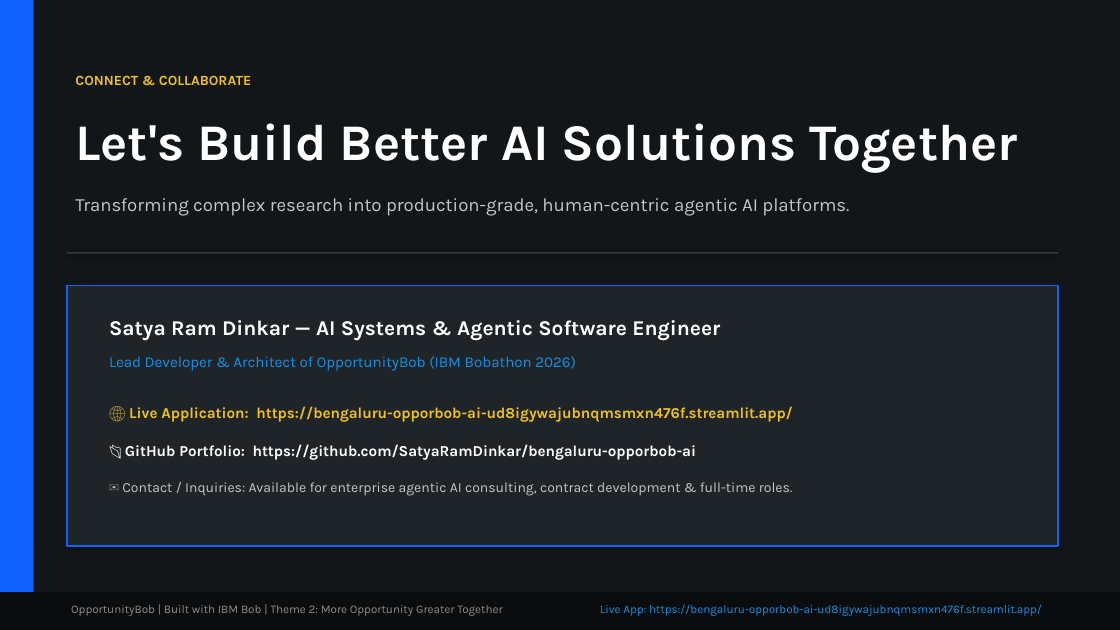
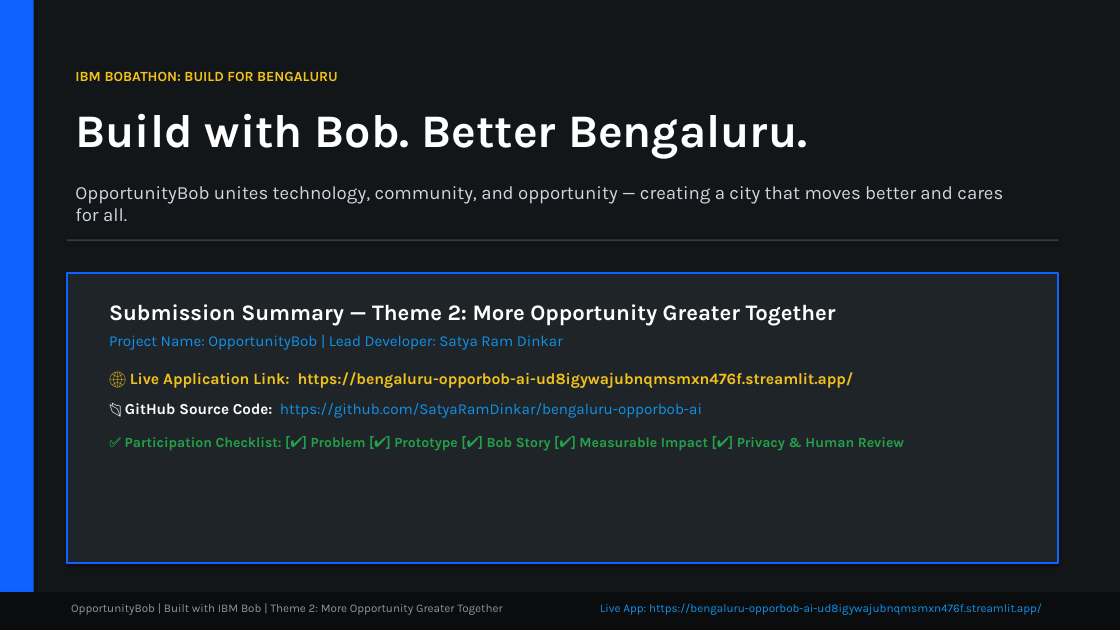
Before and after one commit to SatyaRamDinkar/bengaluru-opporbob-ai, a slide deck: slide 9 of OpportunityBob_IBM_Bobathon_Submission.pptx. Drawn at 1120x630 pixels with LibreOffice and Linux fonts; fonts in the diff are those of the drawing. Boxes give left, top, right and bottom in pixels: in the first picture for what was removed or moved away, otherwise in the second. Text is boxed around its words. In the diff, an @@ line names an element or a change of style, - is before the commit and + after.

Commit message:
feat: generate official 9-slide IBM Bobathon presentation mapped 100% to participation rules & judging criteria

```diff
--- a/OpportunityBob_IBM_Bobathon_Submission.pptx
+++ b/OpportunityBob_IBM_Bobathon_Submission.pptx
@@ text removed at (x1=75, y1=75, x2=251, y2=85) @@
-CONNECT & COLLABORATE
@@ text added at (x1=75, y1=71, x2=338, y2=81), 12 pt, text #F1C21B, bold @@
+IBM BOBATHON: BUILD FOR BENGALURU
@@ text at (x1=75, y1=113, x2=807, y2=158): text changed; size 44 to 40 pt @@
-Let's Build Better AI Solutions Together
+Build with Bob. Better Bengaluru.
@@ text removed at (x1=75, y1=198, x2=849, y2=216) @@
-Transforming complex research into production-grade, human-centric agentic AI platforms.
@@ text added at (x1=75, y1=186, x2=1003, y2=221), 16 pt, text #D0D7DE @@
+OpportunityBob unites technology, community, and opportunity — creating a city that moves better and cares for all.
@@ rectangle moved from (x1=67, y1=252, x2=1059, y2=254) to (x1=67, y1=239, x2=1059, y2=241) @@
@@ rectangle resized from (x1=67, y1=286, x2=1059, y2=546) to (x1=67, y1=273, x2=1059, y2=563) @@
@@ text at (x1=109, y1=304, x2=904, y2=451): text changed; text colour #F1C21B to #1192E8 @@
-🌐 Live Application: https://bengaluru-opporbob-ai-ud8igywajubnqmsmxn476f.streamlit.app/
+Submission Summary — Theme 2: More Opportunity Greater Together
+Project Name: OpportunityBob | Lead Developer: Satya Ram Dinkar
+🌐 Live Application Link: https://bengaluru-opporbob-ai-ud8igywajubnqmsmxn476f.streamlit.app/
+📂 GitHub Source Code: https://github.com/SatyaRamDinkar/bengaluru-opporbob-ai
+✅ Participation Checklist: [✔] Problem [✔] Prototype [✔] Bob Story [✔] Measurable Impact [✔] Privacy & Human Review
@@ text removed at (x1=109, y1=320, x2=720, y2=341) @@
-Satya Ram Dinkar — AI Systems & Agentic Software Engineer
@@ text removed at (x1=109, y1=356, x2=576, y2=371) @@
-Lead Developer & Architect of OpportunityBob (IBM Bobathon 2026)
@@ text removed at (x1=125, y1=444, x2=696, y2=460) @@
-📂 GitHub Portfolio: https://github.com/SatyaRamDinkar/bengaluru-opporbob-ai
@@ text removed at (x1=122, y1=482, x2=793, y2=496) @@
-✉️ Contact / Inquiries: Available for enterprise agentic AI consulting, contract development & full-time roles.
@@ text "OpportunityBob | Built with IBM ..." at (x1=71, y1=604, x2=502, y2=615): text colour #8D8D8D to #8D96A0 @@
```
Also in this commit, not shown: 7 other slides changed, 1 slide added, 1 slide removed, 3 other files.
